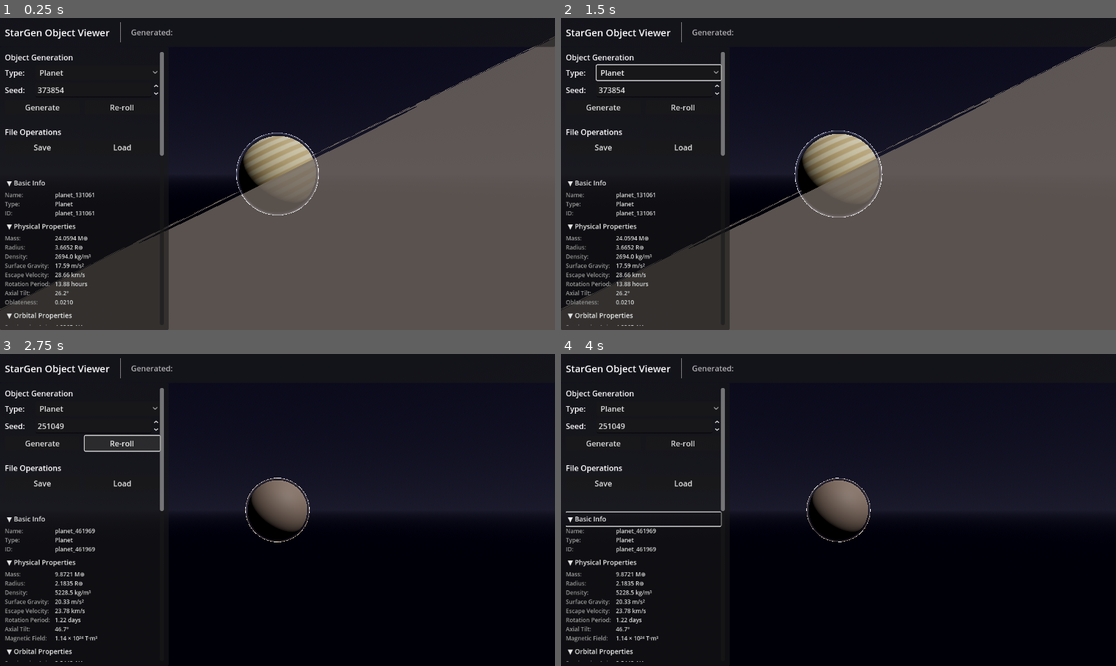
Above: before the commit, frames 1-4 (two rows, left to right).
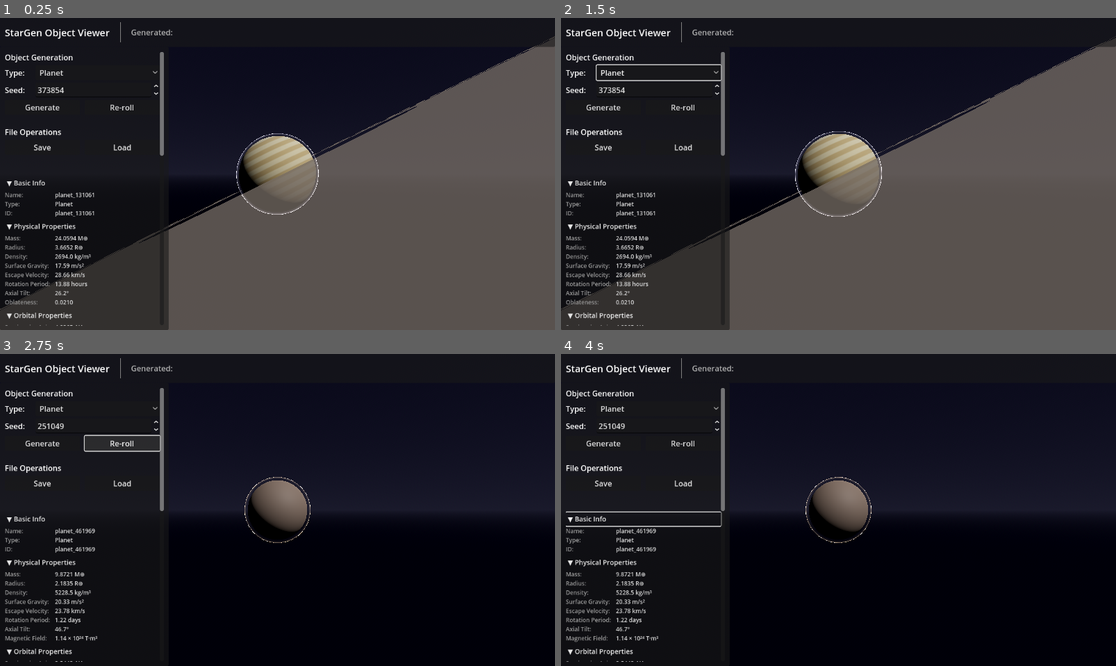
Above: after the commit, the same moments.

Repository: Jazhikho/star_gen
Game: Godot game, scene res://src/app/viewer/ObjectViewer.tscn
Same seed, same stepped clock (60 frames per second), same inputs: the game is played once before the commit and once after it.
Inputs:
- Up to frame 1 (0.25 s): no input
- Up to frame 2 (1.5 s): click "Planet" at 0.5 s; click "Generate" at 1.25 s
- Up to frame 3 (2.75 s): click "Re-roll" at 2 s
- Up to frame 4 (4 s): click "▼ Basic Info" at 2.75 s; click "▶ Basic Info" at 3.5 s

The runs differ from the first frame. In frame 1, 0.1% of the frame differs, in the area x 42-58%, y 36-64%; in frame 2, 0.2%; in frame 3, 0.2%, in the area x 44-56%, y 39-61%; in frame 4, 0.2%.

Commit message:
Complete Phase 3 Stage 7: Atmosphere Rendering Enhancements
- Atmosphere now matches body's oblateness (flattened shape)
- Greenhouse effect visual hints:
  - Color tinting toward orange/yellow for strong greenhouse
  - Inner glow in shader representing trapped heat
  - Helper functions for greenhouse descriptions
- Updated InspectorPanel to show greenhouse effect with description
- All tests passing (326 tests)

Stage 7 now complete. Phase 3 Stages 1-8 all complete!

Diff:
--- a/src/app/rendering/BodyRenderer.gd
+++ b/src/app/rendering/BodyRenderer.gd
@@ -219,14 +219,23 @@
 		atmosphere_mesh.visible = false
 		return
 
-	# Scale atmosphere slightly larger than body
-	var atmo_scale: float = display_scale * 1.02
+	# Base atmosphere scale slightly larger than body
+	var base_atmo_scale: float = 1.02
 
 	# Thicker atmosphere = larger visible shell
-	var pressure_factor: float = clampf(pressure / 101325.0, 0.1, 2.0)
-	atmo_scale *= (1.0 + pressure_factor * 0.03)
-
-	atmosphere_mesh.scale = Vector3.ONE * atmo_scale
+	var pressure_factor: float = clampf(pressure / 101325.0, 0.1, 3.0)
+	base_atmo_scale *= (1.0 + pressure_factor * 0.03)
+
+	# Apply oblateness to atmosphere (match body shape)
+	var oblateness: float = current_body.physical.oblateness
+	var scale_y: float = 1.0 - oblateness
+
+	atmosphere_mesh.scale = Vector3(
+		display_scale * base_atmo_scale,
+		display_scale * base_atmo_scale * scale_y,
+		display_scale * base_atmo_scale
+	)
+
 	atmosphere_mesh.material_override = atmo_material
 	atmosphere_mesh.visible = true
 
--- a/src/app/rendering/ColorUtils.gd
+++ b/src/app/rendering/ColorUtils.gd
@@ -240,3 +240,28 @@
 	base_color.a = alpha
 
 	return base_color
+
+
+## Gets a description of greenhouse intensity for display.
+## @param greenhouse_factor: The greenhouse factor (1.0 = none).
+## @return: Human-readable description.
+static func get_greenhouse_description(greenhouse_factor: float) -> String:
+	if greenhouse_factor < 1.05:
+		return "None"
+	elif greenhouse_factor < 1.2:
+		return "Mild"
+	elif greenhouse_factor < 1.5:
+		return "Moderate"
+	elif greenhouse_factor < 2.0:
+		return "Strong"
+	else:
+		return "Extreme"
+
+
+## Gets a color hint for greenhouse effect intensity.
+## @param greenhouse_factor: The greenhouse factor.
+## @return: Color representing the greenhouse intensity.
+static func get_greenhouse_color(greenhouse_factor: float) -> Color:
+	var intensity: float = clampf((greenhouse_factor - 1.0) / 2.0, 0.0, 1.0)
+	# Gradient from white (no greenhouse) to orange-red (extreme)
+	return Color(1.0, 1.0 - intensity * 0.5, 1.0 - intensity * 0.8)
--- a/src/app/rendering/MaterialFactory.gd
+++ b/src/app/rendering/MaterialFactory.gd
@@ -293,8 +293,17 @@
 
 	var atmo: AtmosphereProps = body.atmosphere
 
-	# Get sky color from composition
+	# Get base sky color from composition
 	var sky_color: Color = ColorUtils.atmosphere_to_sky_color(atmo.composition)
+
+	# Apply greenhouse effect tint
+	# Higher greenhouse = more orange/yellow tint (trapped heat)
+	var greenhouse_factor: float = atmo.greenhouse_factor
+	if greenhouse_factor > 1.1:
+		# Lerp toward orange/yellow for strong greenhouse
+		var greenhouse_strength: float = clampf((greenhouse_factor - 1.0) / 2.0, 0.0, 1.0)
+		var greenhouse_tint: Color = Color(0.9, 0.7, 0.4)  # Warm orange
+		sky_color = sky_color.lerp(greenhouse_tint, greenhouse_strength * 0.4)
 
 	# Create shader material for atmosphere rim effect
 	var material: ShaderMaterial = ShaderMaterial.new()
@@ -312,6 +321,10 @@
 		falloff = body.physical.radius_m / atmo.scale_height_m * 0.1
 		falloff = clampf(falloff, 1.0, 10.0)
 	material.set_shader_parameter("falloff", falloff)
+
+	# Pass greenhouse factor for additional visual effect
+	var greenhouse_intensity: float = clampf((greenhouse_factor - 1.0) * 0.5, 0.0, 1.0)
+	material.set_shader_parameter("greenhouse_intensity", greenhouse_intensity)
 
 	return material
 
@@ -327,14 +340,29 @@
 uniform vec4 atmosphere_color : source_color = vec4(0.4, 0.6, 0.9, 1.0);
 uniform float atmosphere_density : hint_range(0.0, 2.0) = 1.0;
 uniform float falloff : hint_range(1.0, 10.0) = 3.0;
+uniform float greenhouse_intensity : hint_range(0.0, 1.0) = 0.0;
 
 void fragment() {
 	// Rim lighting based on view angle
 	float rim = 1.0 - dot(NORMAL, VIEW);
 	rim = pow(rim, falloff);
 
+	// Base atmosphere color
+	vec3 atmo_color = atmosphere_color.rgb;
+
+	// Greenhouse effect: add a warm inner glow
+	if (greenhouse_intensity > 0.0) {
+		// Inner glow (opposite of rim - stronger toward center)
+		float inner = dot(NORMAL, VIEW);
+		inner = pow(inner, 2.0);
+
+		// Warm color for trapped heat
+		vec3 heat_color = vec3(1.0, 0.6, 0.3);
+		atmo_color = mix(atmo_color, heat_color, inner * greenhouse_intensity * 0.3);
+	}
+
 	// Apply atmosphere color with density
-	ALBEDO = atmosphere_color.rgb;
+	ALBEDO = atmo_color;
 	ALPHA = rim * atmosphere_color.a * atmosphere_density * 0.5;
 }
 """
--- a/src/app/viewer/InspectorPanel.gd
+++ b/src/app/viewer/InspectorPanel.gd
@@ -5,6 +5,7 @@
 
 const _celestial_type := preload("res://src/domain/celestial/CelestialType.gd")
 const _units := preload("res://src/domain/math/Units.gd")
+const _color_utils := preload("res://src/app/rendering/ColorUtils.gd")
 
 ## Container for dynamically created inspector content
 @onready var inspector_container: VBoxContainer = get_node("InspectorContainer")
@@ -251,7 +252,9 @@
 
 	_add_property("Surface Pressure", _format_pressure(atmo.surface_pressure_pa))
 	_add_property("Scale Height", "%.1f km" % (atmo.scale_height_m / 1000.0))
-	_add_property("Greenhouse Factor", "%.2f" % atmo.greenhouse_factor)
+
+	var greenhouse_desc: String = ColorUtils.get_greenhouse_description(atmo.greenhouse_factor)
+	_add_property("Greenhouse Effect", "%s (%.2fx)" % [greenhouse_desc, atmo.greenhouse_factor])
 
 	# Composition
 	if not atmo.composition.is_empty():
Not shown, changed: Docs/Roadmap.md
Not shown, changed: claude.md
